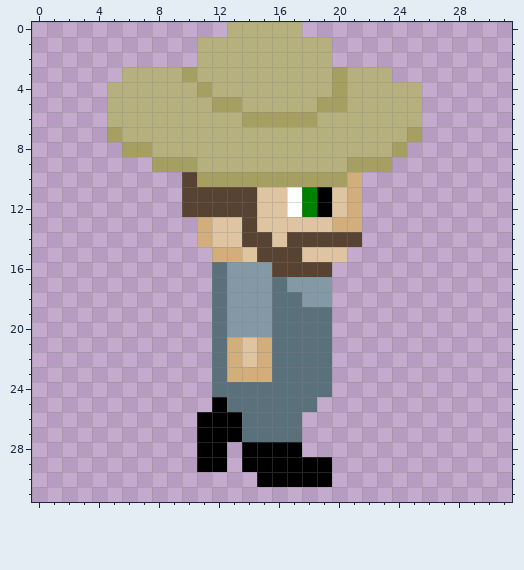
Pixel-art sprite, stored at LudumDare37.gmx/sprites/images/sprPlayerRight_0.png. Above, as it was before the edit.
The file is 32x32 pixels.
The result:
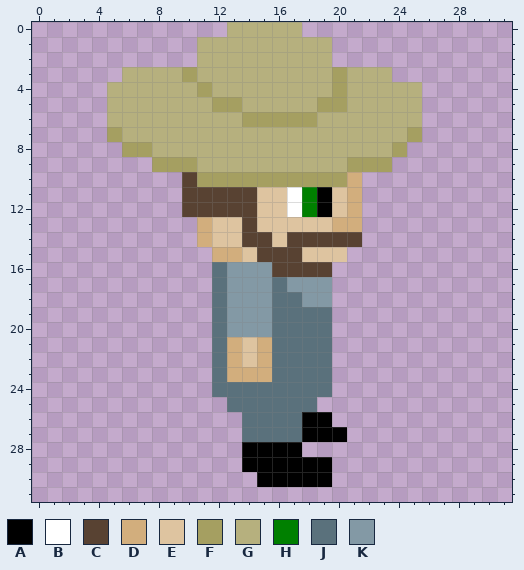
Palette (. is transparent): A #000000  B #ffffff  C #584232  D #d2ae7d  E #dec4a0  F #a59f61  G #b6b07e  H #008000  J #5a717c  K #8399a5
Difference:
Colour A is added in row 26 at x 18 to 19; in row 27 at x 18 to 20.
Colour A is removed in row 25 at x 12; in rows 26 to 27 at x 11 to 13; in rows 28 to 29 at x 11 to 12.
Pixel boxes of the changes (left, top, right, bottom) in both pictures:
erased: (197, 397, 242, 472)
added: (302, 412, 347, 442)
